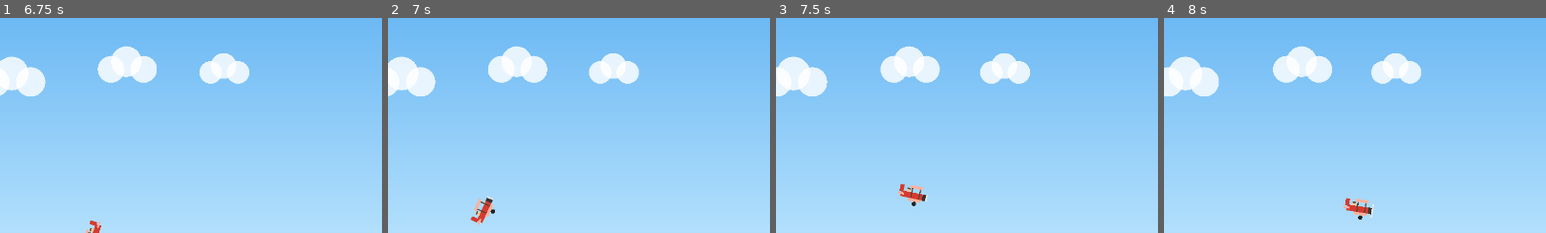
Above: before the commit, frames 1-4 (left to right).
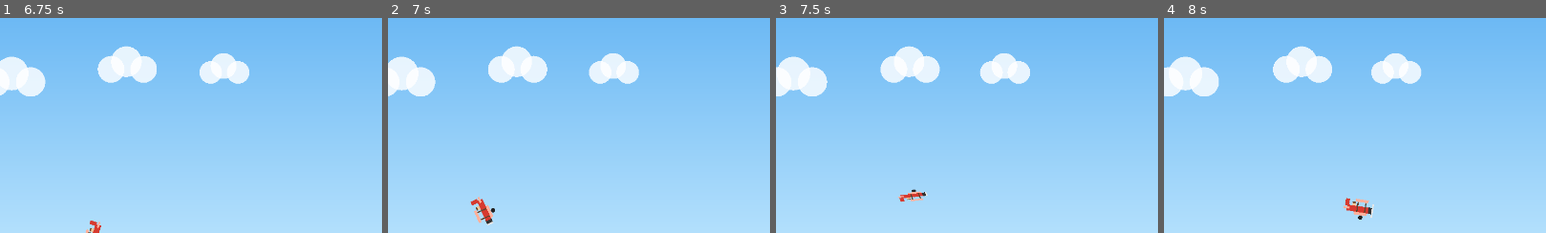
Above: after the commit, the same moments.

Repository: JorgeS15/AeroDuel
Game: Godot game, scene res://scenes/main.tscn
Same seed, same stepped clock (60 frames per second), same inputs: the game is played once before the commit and once after it.
Inputs (mouse positions are % of the whole screen's width and height, from its top left):
- Up to frame 1 (6.75 s): click "Normal" at 0.5 s; click "Normal" at 1.25 s; click "Jogar contra o bot" at 2 s; click "Som" at 2.75 s; click "Mudo" at 3.5 s; click "Pausa" at 4.25 s; click "Continuar" at 5 s; move the mouse to (72, 45) at 5.77 s; hold Right (turn_right) 5.78-6.5 s; hold E (eject) 5.78-6.5 s; click (72, 45) at 5.92 s; drag from (30, 55) to (45, 70) at 6.52 s
- Up to frame 2 (7 s): no input
- Up to frame 3 (7.5 s): move the mouse to (60, 28) at 7.27 s; hold Right (turn_right) from 7.28 s (still down); tap J at 7.35 s
- Up to frame 4 (8 s): keep holding Right (turn_right)
The pictures show only the part of the screen within x 27-77%, y 22-72%; the shares and areas given below are measured in that part.

Frame 1 is identical in both runs. In frame 2, 0.5% of the frame differs, in the area x 21-28%, y 82-97%; in frame 3, 0.4%; in frame 4, nothing differs.

Commit message:
Trocar o espelho instantâneo do avião por um meio-tonneau suave
O desenho espelhava no instante em que o nariz passava da vertical, o
que fazia o avião parecer inverter. Agora mantém a orientação enquanto
o jogador roda (loopings ficam de costas no topo) e só rola para ficar
direito quando o jogador larga e o avião está claramente ao contrário.

Co-Authored-By: Claude Opus 5.5 <noreply@anthropic.com>
Claude-Session: https://claude.ai/code/session_01TLnBzwvpFSp5gKqTd2AQMa

Diff:
--- a/godot/scripts/game/airplane.gd
+++ b/godot/scripts/game/airplane.gd
@@ -20,6 +20,13 @@
 var smoke_t := 0.0
 var hit_t := 0.0
 var prop := 0.0
+## Orientação visual: 1 = barriga para baixo a voar para a direita, -1 = espelhado
+## (direito a voar para a esquerda). `roll` vai de um ao outro aos poucos (meio-tonneau).
+var upright := 1.0
+var roll := 1.0
+
+const ROLL_SPEED := 9.0          ## unidades de `roll` por segundo (~0,2 s por meio-tonneau)
+const ROLL_THRESHOLD := 0.25     ## quão para lá da vertical tem de estar para rolar
 
 
 func setup(p_world: World, p_side: Side) -> void:
@@ -30,6 +37,8 @@
 	var right := side.id == 0
 	position = Vector2(Config.HANGAR_X[side.id] + (8.0 if right else -8.0), Config.PLANE_Y)
 	angle = 0.0 if right else PI
+	upright = 1.0 if right else -1.0
+	roll = upright
 
 
 ## Os controlos que este avião obedece, ou null se ninguém o pilota.
@@ -123,7 +132,26 @@
 	if inp != null and inp.eject:
 		world.eject(self)
 
+	_update_roll(inp, dt)
 	queue_redraw()
+
+
+## Decide para que lado o avião fica "direito". Enquanto o jogador está a rodar,
+## mantém a orientação (num looping fica de costas no topo, como deve ser); quando
+## larga, e se o avião estiver claramente a voar ao contrário, faz um meio-tonneau.
+func _update_roll(inp: InputState, dt: float) -> void:
+	var c := cos(angle)
+	if on_ground:
+		upright = 1.0 if c >= 0.0 else -1.0
+		roll = upright
+		return
+	var turning := inp != null and (inp.left or inp.right)
+	if not falling and not turning:
+		if c < -ROLL_THRESHOLD:
+			upright = -1.0
+		elif c > ROLL_THRESHOLD:
+			upright = 1.0
+	roll = move_toward(roll, upright, ROLL_SPEED * dt)
 
 
 func velocity() -> Vector2:
@@ -135,8 +163,8 @@
 func _draw() -> void:
 	var body: Color = Color.WHITE if hit_t > 0.0 else Config.TEAM_BODY[side.id]
 	var wing: Color = Color.WHITE if hit_t > 0.0 else Config.TEAM_WING[side.id]
-	# nunca de pernas para o ar quando vai para a esquerda
-	var flip := Vector2(1.0, -1.0 if cos(angle) < 0.0 else 1.0)
+	# `roll` perto de 0 achata o desenho: parece o avião a rodar sobre si próprio
+	var flip := Vector2(1.0, roll)
 	var blade := absf(sin(prop)) * 4.0 + 0.6 if manned and not falling else 3.5
 	for off in Config.wrap_offsets(position.x, 10.0):
 		draw_set_transform(Vector2(off, 0.0), angle, flip)
